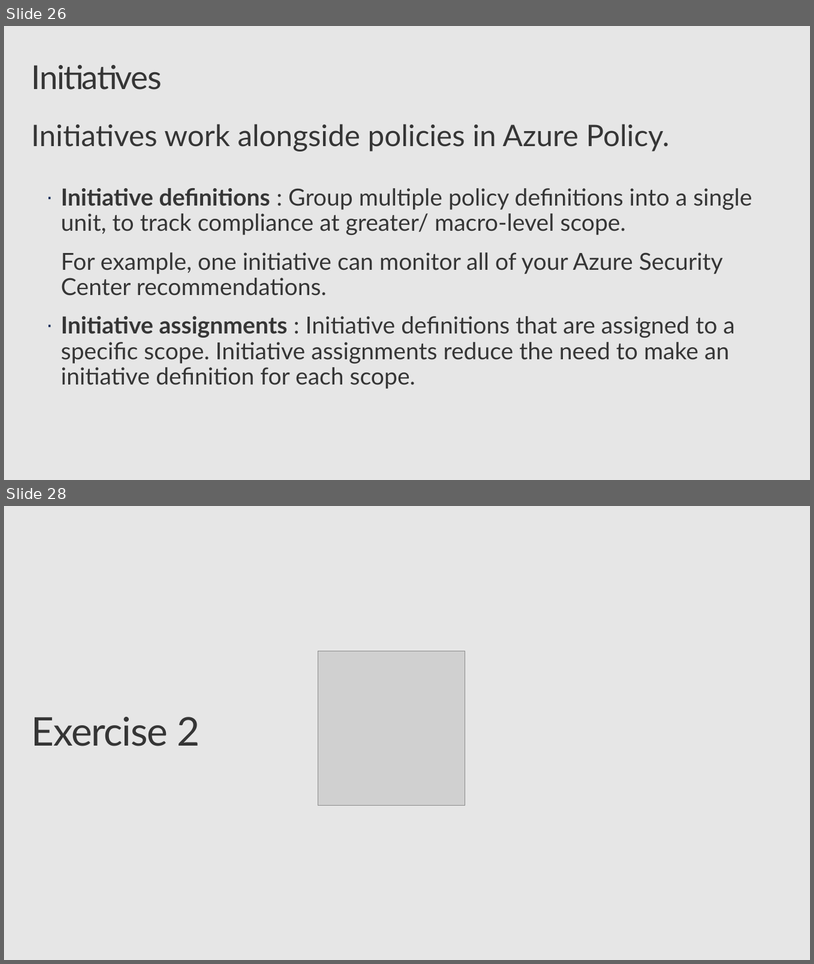
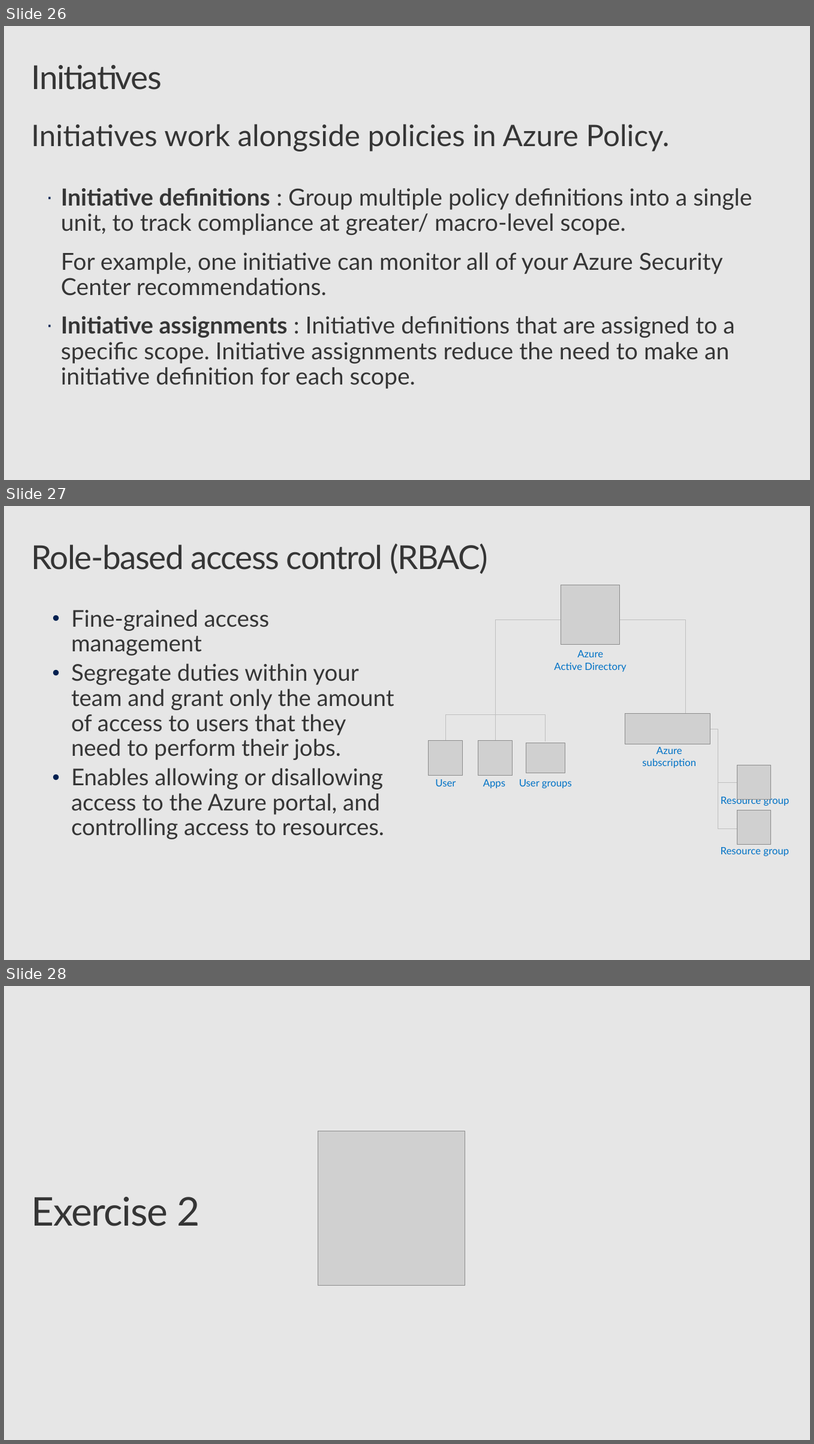
Before and after one commit to CSA-OCP-GER/azure-fundamentals-v2, a slide deck: 3_security-compliance-trust/3_security-compliance-trust.pptx. Shown one above the other, each under a label of ours: slides 26 and 28 before the commit, slides 26, 27 and 28 after it; the slides between them are not shown. The pictures are 814x964 and 814x1444 pixels, drawn with LibreOffice and Linux fonts; fonts in the diff are those of the drawing; grey boxes stand for pictures; background and template pictures are left out. Boxes give left, top, right and bottom in pixels: in the first picture for what was removed or moved away, otherwise in the second. Text is boxed around its words. In the diff, an @@ line names an element or a change of style, - is before the commit and + after.

```diff
--- a/3_security-compliance-trust/3_security-compliance-trust.pptx
+++ b/3_security-compliance-trust/3_security-compliance-trust.pptx
@@ slide 27 added at (4,506,810,960), background #E6E6E6 @@
@@ title added at (31,543,488,574), 40 pt, text #353535 @@
+Role-based access control (RBAC)
@@ text added at (71,609,395,839), 28 pt, text #353535 @@
+• Fine-grained access management
+• Segregate duties within your team and grant only the amount of access to users that they need to perform their jobs.
+• Enables allowing or disallowing access to the Azure portal, and controlling access to resources.
@@ group added at (429,585,790,856): 7 pictures, 7 texts, 3 freeform shapes, 2 lines @@
+Azure
+Active Directory
+Resource group
+Resource group
+User
+Apps
+User groups
+Azure
+subscription
```
Also in this commit, not shown: 1 slide changed, 1 slide removed, 1 other file.
